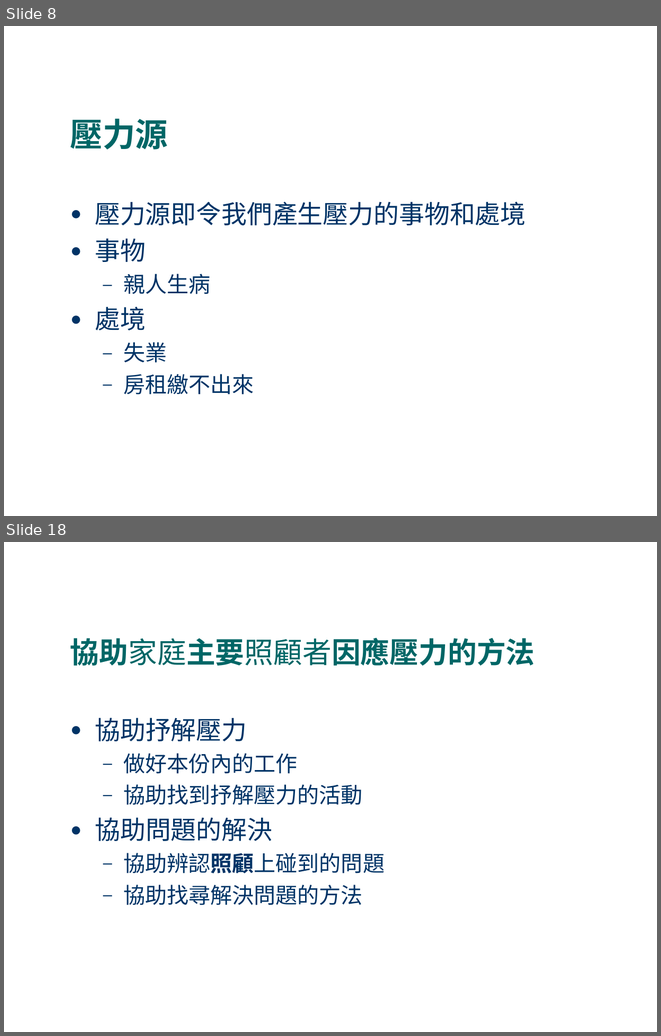
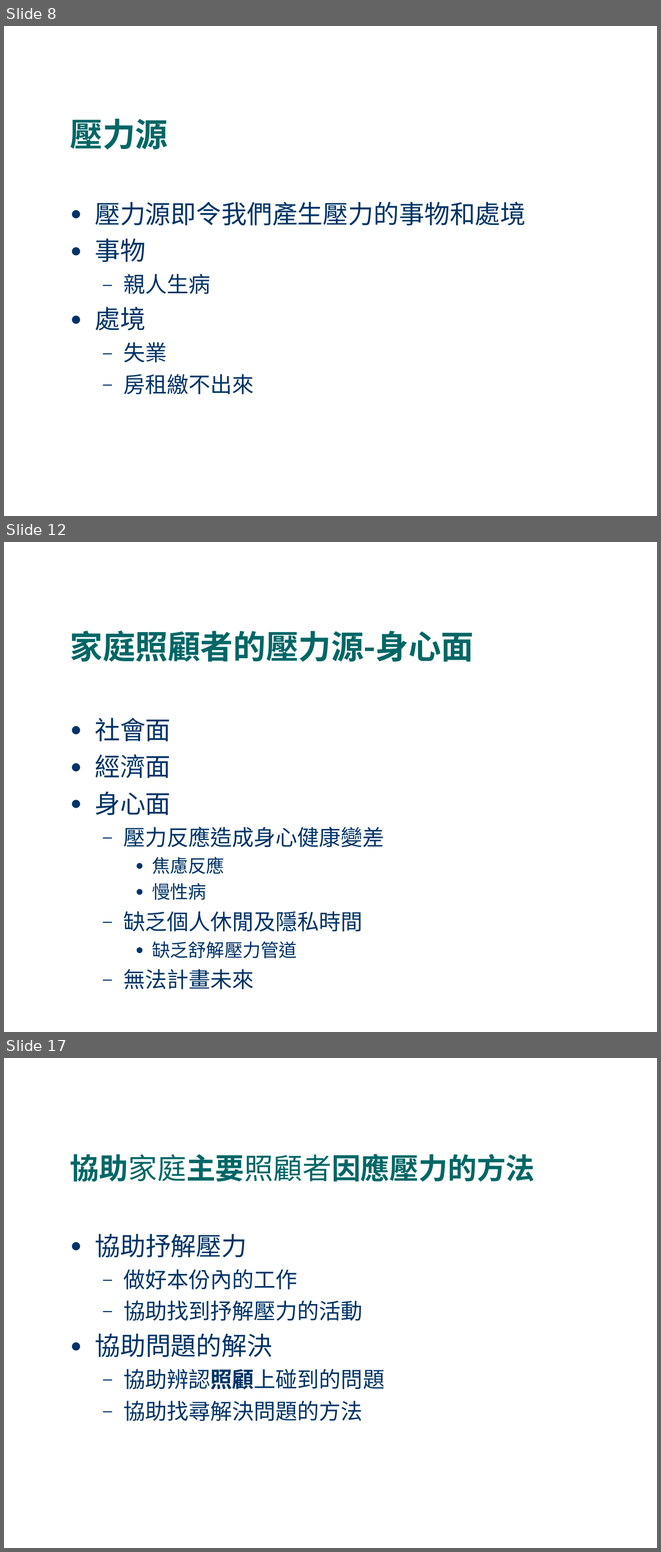
Before and after one commit to fhopecc/stxt, a slide deck: doc/tutorial/home_care.odp. Shown one above the other, each under a label of ours: slides 8 and 18 before the commit, slides 8, 12 and 17 after it; the slides between them are not shown. The pictures are 661x1036 and 661x1552 pixels, drawn with LibreOffice and Linux fonts; fonts in the diff are those of the drawing. Boxes give left, top, right and bottom in pixels: in the first picture for what was removed or moved away, otherwise in the second. Text is boxed around its words. In the diff, an @@ line names an element or a change of style, - is before the commit and + after.

```diff
--- a/doc/tutorial/home_care.odp
+++ b/doc/tutorial/home_care.odp
@@ slide 12 added at bbox=[4, 542, 657, 1032], background #FFFFFF @@
@@ title added at bbox=[70, 631, 474, 662], 36 pt, text #006666, bold @@
+家庭照顧者的壓力源-身心面
@@ text added at bbox=[95, 717, 385, 989], 24 pt, text #003366 @@
+● 社會面
+● 經濟面
+● 身心面
+  – 壓力反應造成身心健康變差
+    ● 焦慮反應
+    ● 慢性病
+  – 缺乏個人休閒及隱私時間
+    ● 缺乏舒解壓力管道
+  – 無法計畫未來
@@ what was slide 18 is now slide 17 @@
```
Also in this commit, not shown: 7 slides changed, 2 slides removed.
